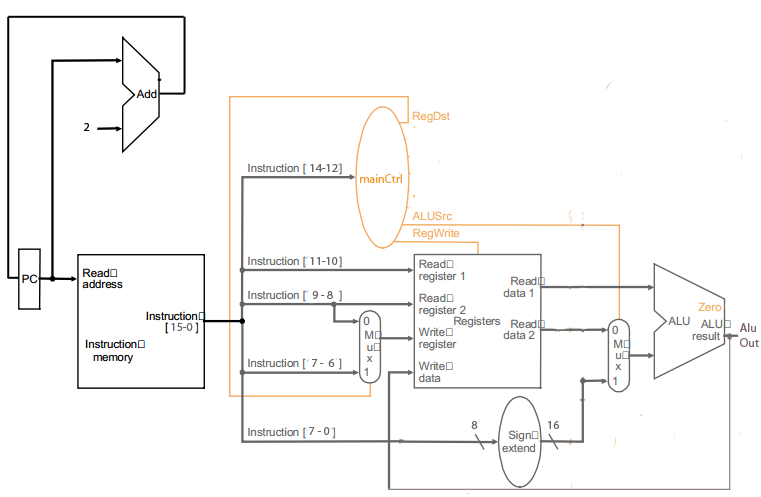
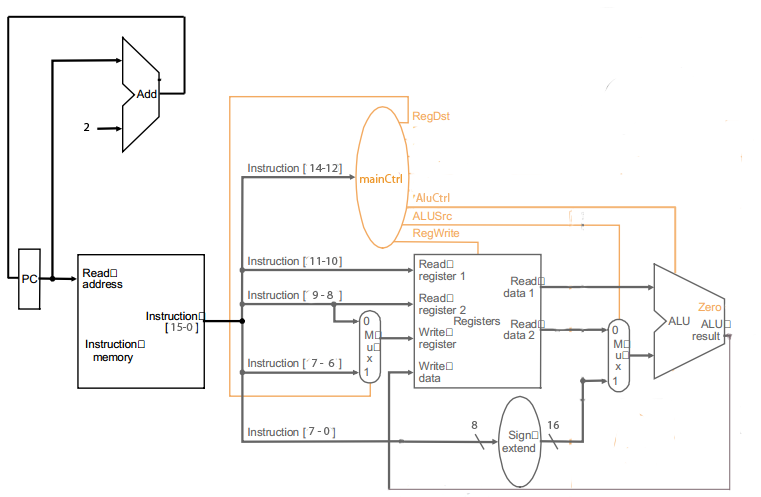
Layered file, before and after one edit (761 x 497). Changes by layer:
removed layer "Alu Out" over [740, 323, 759, 347]
added layer "AluCtrl" above "Shape 8" over [416, 193, 450, 202]
added layer "Shape 8" above "Shape 7" over [674, 206, 677, 274]
added layer "Shape 7" above "Layer 1" over [406, 206, 676, 209]
painted on "Layer 1" over [726, 323, 752, 345]
